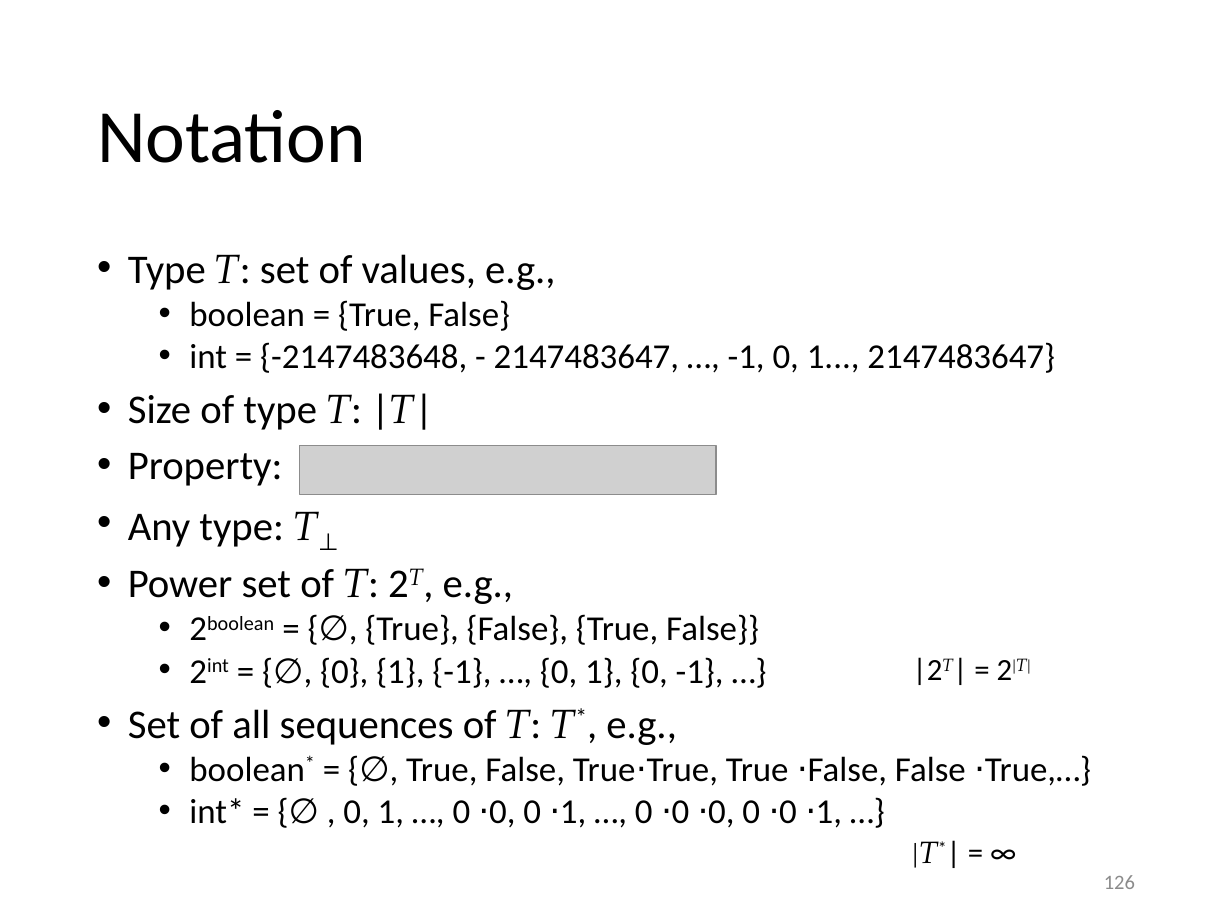
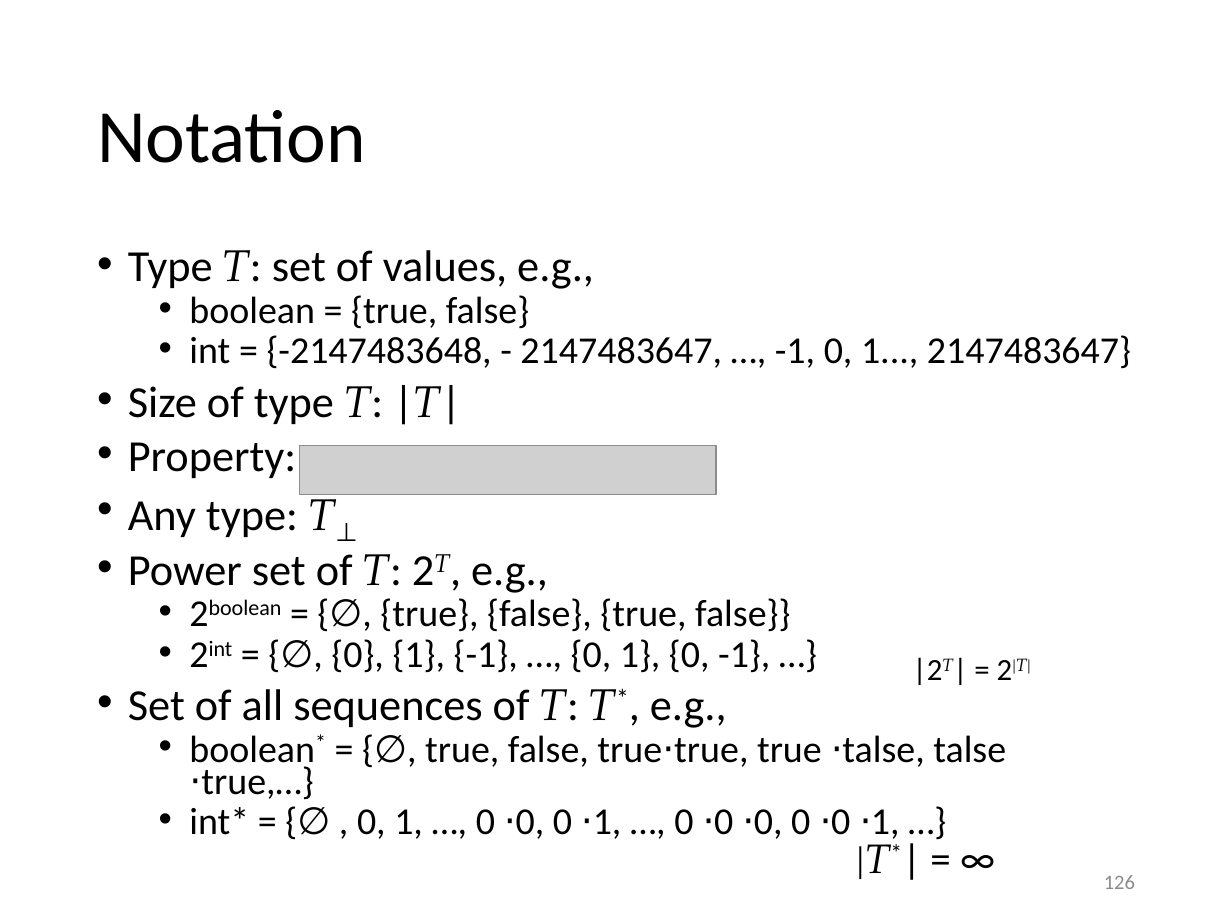
Before and after one commit to gjbex/training-material, a slide deck: slide 126 of CPlusPlus/scientific_cpp.pptx. Drawn at 1232x924 pixels with LibreOffice and Linux fonts; fonts in the diff are those of the drawing; grey boxes stand for pictures. Boxes give left, top, right and bottom in pixels: in the first picture for what was removed or moved away, otherwise in the second. Text is boxed around its words. In the diff, an @@ line names an element or a change of style, - is before the commit and + after.

Commit message:
Fix typos

```diff
--- a/CPlusPlus/scientific_cpp.pptx
+++ b/CPlusPlus/scientific_cpp.pptx
@@ text at (128, 250, 1131, 839): size 23.8 to 25.9 pt in "Type T: set of values, e.g.,", "Size of type T: |T|", "Property:", "Any type: T⊥" and 2 more places; size 20.4 to 22.2 pt in "int = {-2147483648, - 2147483647, …, -1, ...", "2int = {∅, {0}, {1}, {-1}, …, ...", "int* = {∅ , 0, 1, …, ..."; line spacing 0.8 to 0.7 @@
@@ text at (189, 295, 529, 328): text changed; size 20.4 to 22.2 pt @@
-  • boolean = {True, False}
+  • boolean = {true, false}
@@ text at (380, 598, 790, 632): text changed; size 20.4 to 22.2 pt @@
-  • 2boolean = {∅, {True}, {False}, {True, False}}
+  • 2boolean = {∅, {true}, {false}, {true, false}}
@@ text at (189, 735, 1006, 800): text changed; size 20.4 to 22.2 pt @@
-  • boolean* = {∅, True, False, True⋅True, True ⋅False, False ⋅True,…}
+  • boolean* = {∅, true, false, true⋅true, true ⋅talse, talse ⋅true,…}
@@ text "|T*| = ∞": place and size @@
-text "|T*| = ∞" at (913, 841, 938, 868)
+text "|T*| = ∞" at (857, 830, 891, 879)
@@ text "|T*| = ∞" at (857, 830, 891, 879): size 18 to 24 pt @@
```
